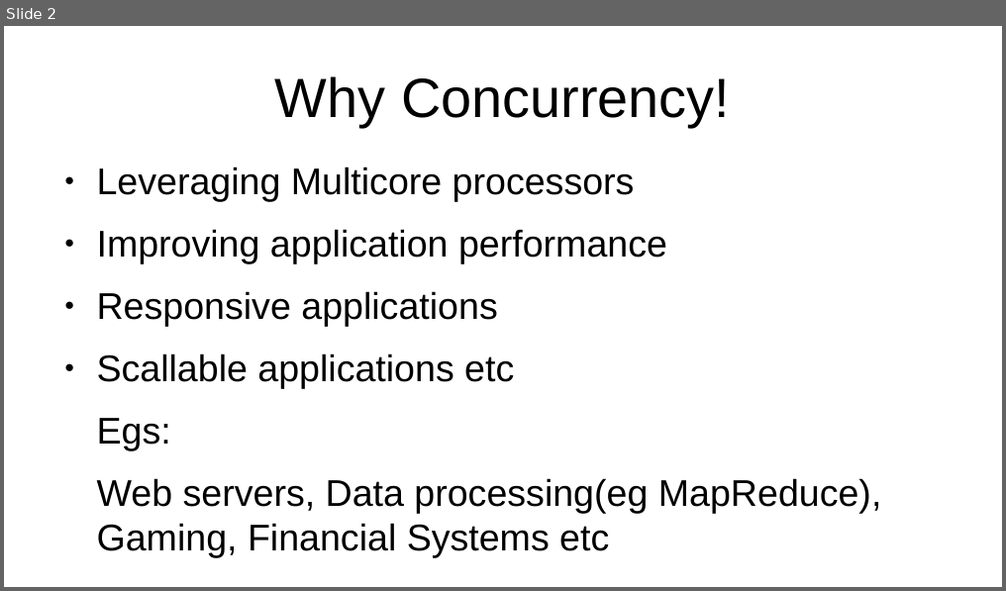
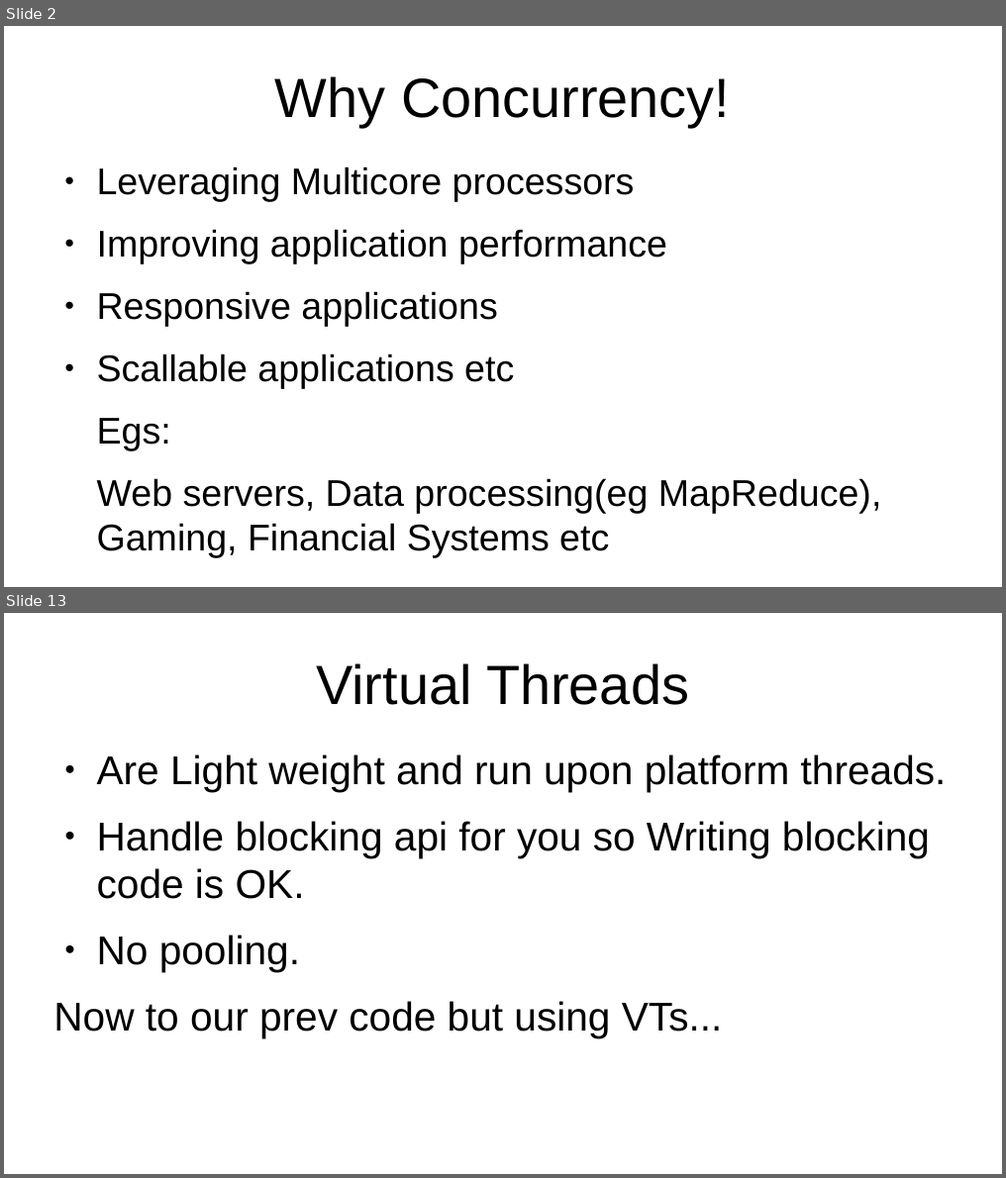
Before and after one commit to muchiri08/saf_concurency_prntn, a slide deck: JavaConcurrency.odp. Shown one above the other, each under a label of ours: slide 2 before the commit, slides 2 and 13 after it; the slides between them are not shown. The pictures are 1006x591 and 1006x1178 pixels, drawn with LibreOffice and Linux fonts; fonts in the diff are those of the drawing. Boxes give left, top, right and bottom in pixels: in the first picture for what was removed or moved away, otherwise in the second. Text is boxed around its words. In the diff, an @@ line names an element or a change of style, - is before the commit and + after.

```diff
--- a/JavaConcurrency.odp
+++ b/JavaConcurrency.odp
@@ slide 13 added at bbox=[4, 613, 1002, 1174], background #FFFFFF @@
@@ title added at bbox=[316, 663, 689, 705], 44 pt, text #000000 @@
+Virtual Threads
@@ text added at bbox=[54, 755, 946, 1039], 32 pt, text #000000 @@
+● Are Light weight and run upon platform threads.
+● Handle blocking api for you so Writing blocking code is OK.
+● No pooling.
+Now to our prev code but using VTs...
```
Also in this commit, not shown: 11 other slides added, 4 other files.
